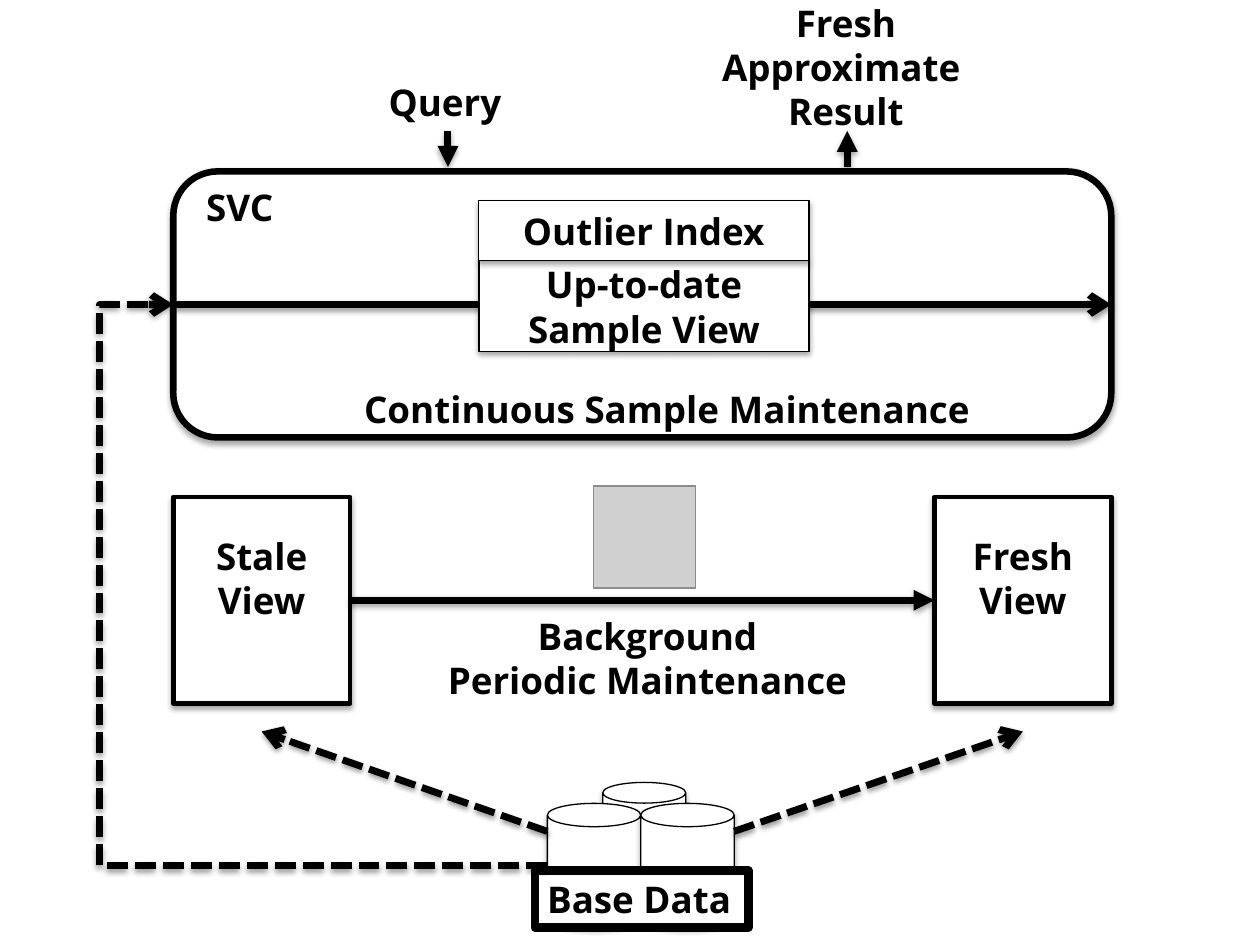
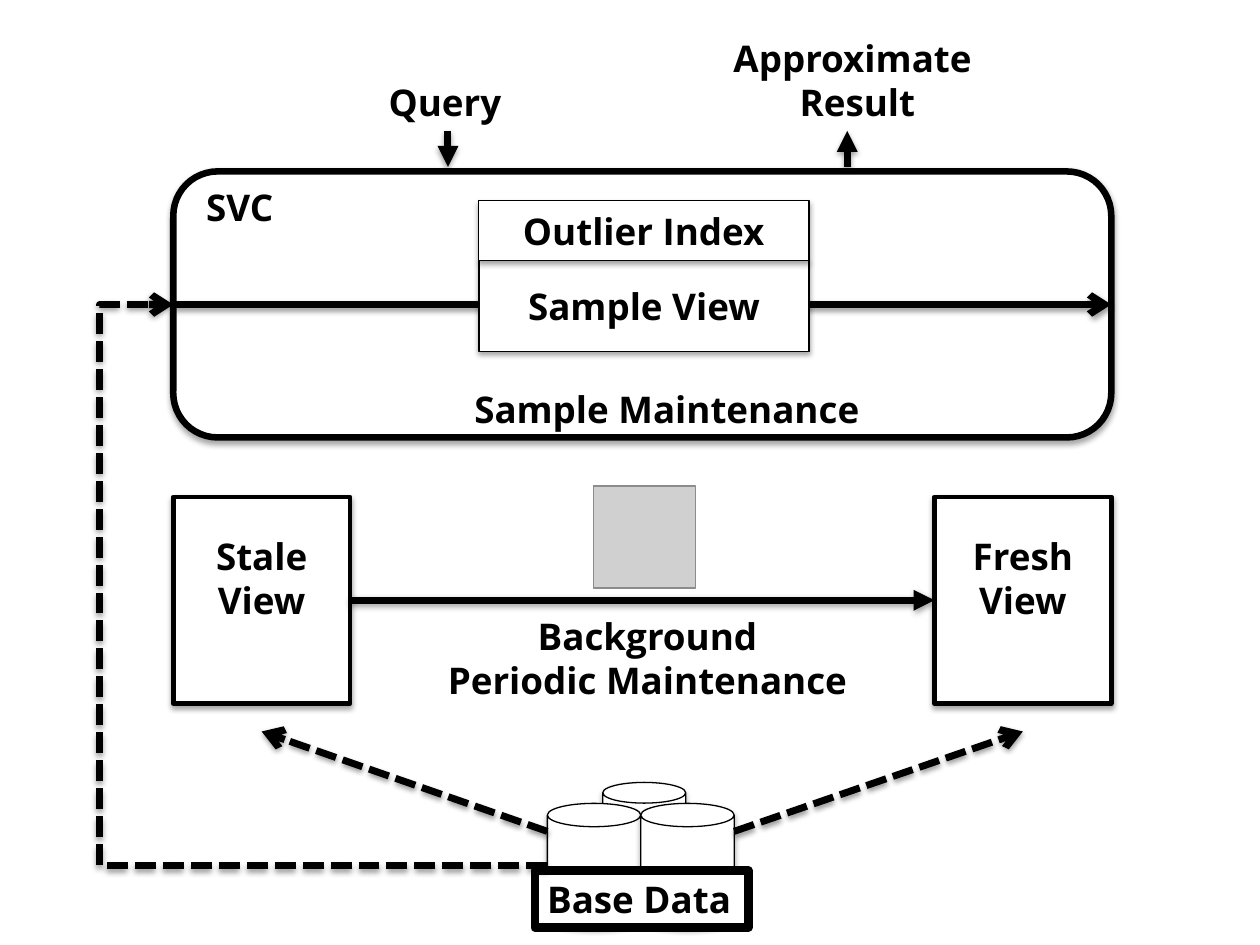
Before and after one commit to sjyk/sampleclean-matview, a slide deck: slide 1 of figs/sys-arch.pptx. Drawn at 1260x945 pixels with LibreOffice and Linux fonts; fonts in the diff are those of the drawing; grey boxes stand for pictures. Boxes give left, top, right and bottom in pixels: in the first picture for what was removed or moved away, otherwise in the second. Text is boxed around its words. In the diff, an @@ line names an element or a change of style, - is before the commit and + after.

```diff
--- a/figs/sys-arch.pptx
+++ b/figs/sys-arch.pptx
@@ text "Approximate": place and size @@
-text "Approximate" at bbox=[722, 9, 960, 135]
+text "Approximate" at bbox=[733, 44, 971, 117]
@@ text at bbox=[796, 9, 896, 38]: paragraph removed @@
-Fresh
@@ text in rectangle at bbox=[546, 270, 742, 307]: paragraph removed @@
-Up-to-date
@@ text at bbox=[474, 395, 859, 432]: text changed @@
-Continuous Sample Maintenance
+Sample Maintenance
```
Also in this commit, not shown: 1 slide added, 8 other files.
